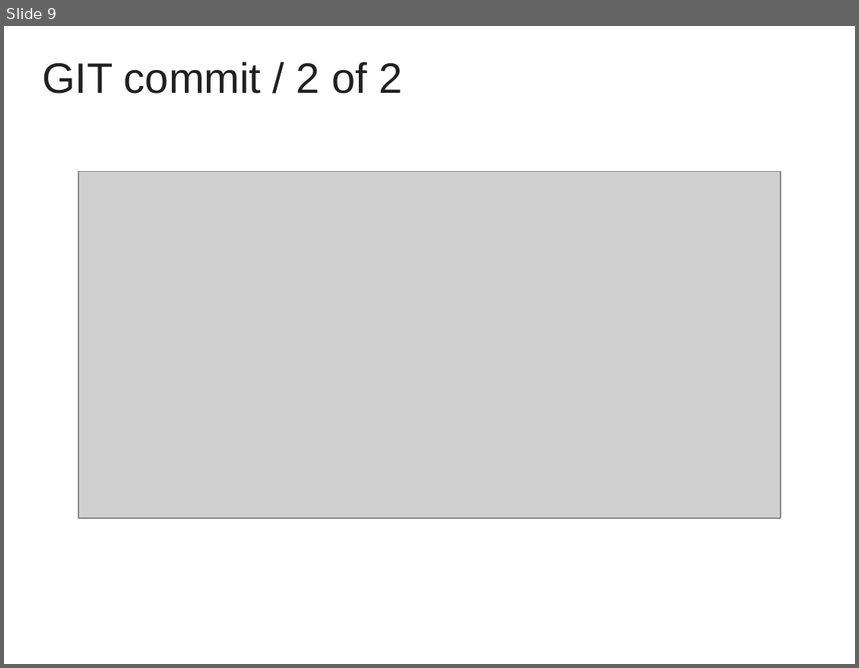
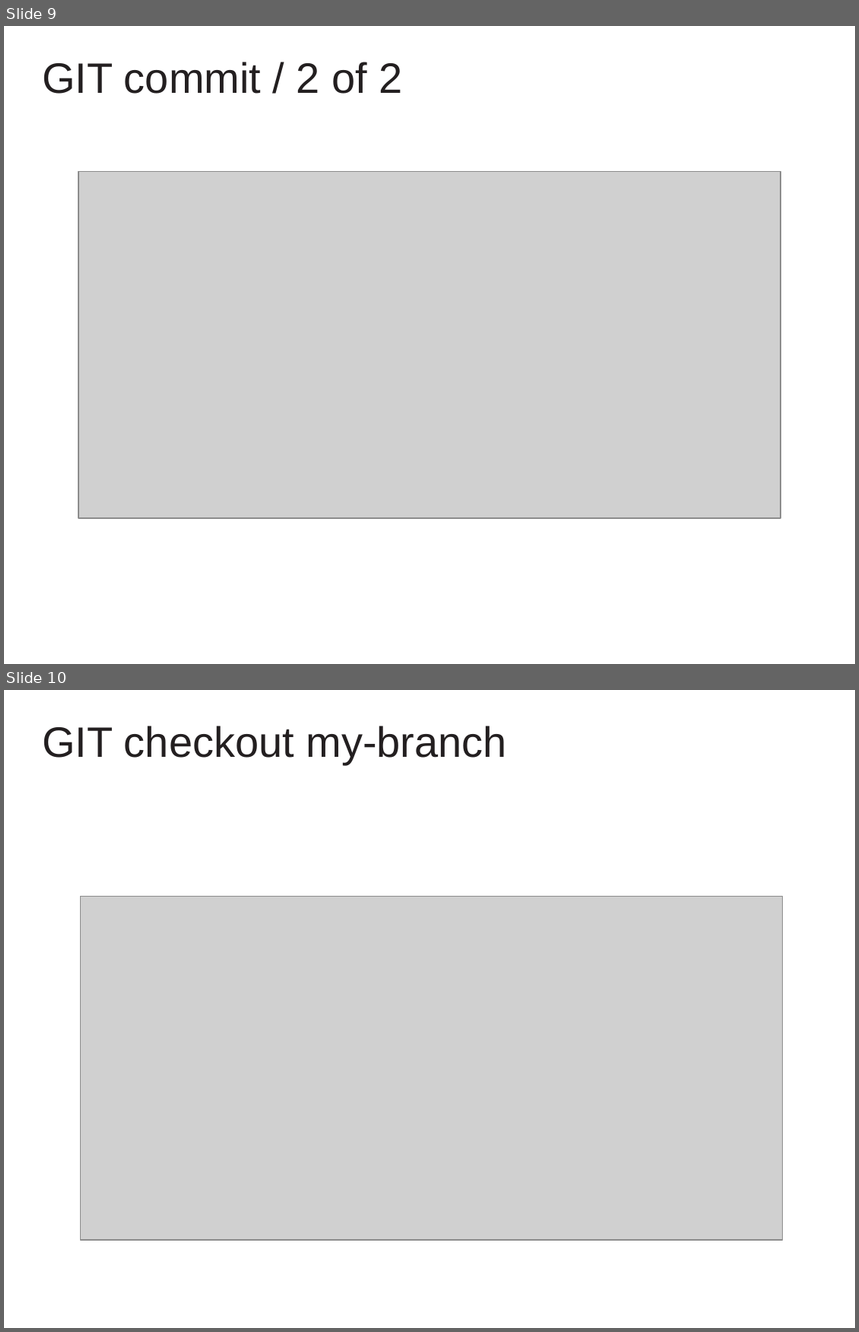
Before and after one commit to cvmocanu/git-presentation, a slide deck: GIT Presentation.pptx. Shown one above the other, each under a label of ours: slide 9 before the commit, slides 9 and 10 after it. The pictures are 859x668 and 859x1332 pixels, drawn with LibreOffice and Linux fonts; fonts in the diff are those of the drawing; grey boxes stand for pictures; background and template pictures are left out. Boxes give left, top, right and bottom in pixels: in the first picture for what was removed or moved away, otherwise in the second. Text is boxed around its words. In the diff, an @@ line names an element or a change of style, - is before the commit and + after.

Commit message:
add slide explaining what happens when you switch branches

```diff
--- a/GIT Presentation.pptx
+++ b/GIT Presentation.pptx
@@ slide 10 added at box(4, 690, 855, 1328), background #FFFFFF @@
@@ text added at box(42, 726, 506, 764), 36 pt, text #231F20 @@
+GIT checkout my-branch
@@ picture added at box(80, 896, 782, 1240) @@
```
Also in this commit, not shown: 4 other slides added, 2 other files.
